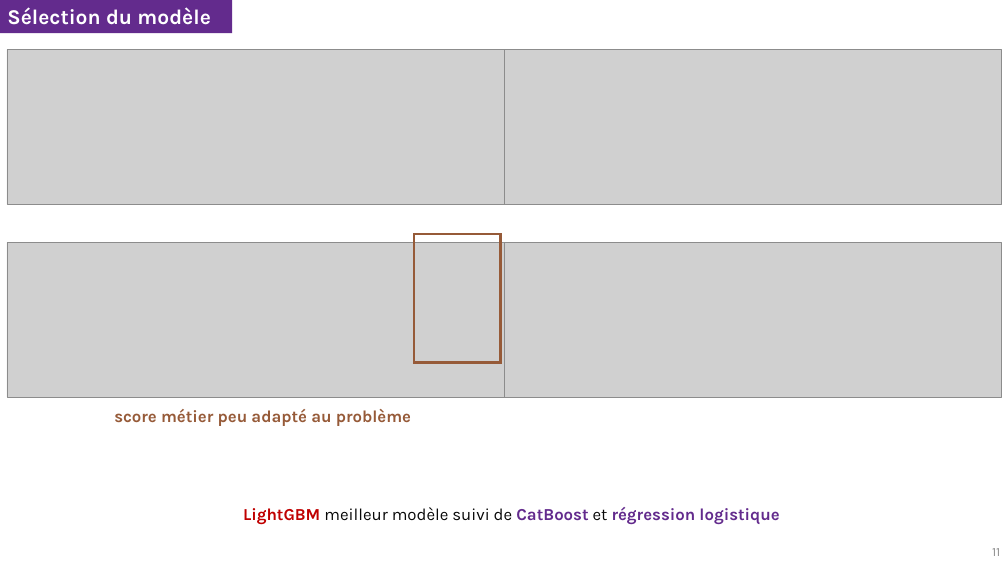
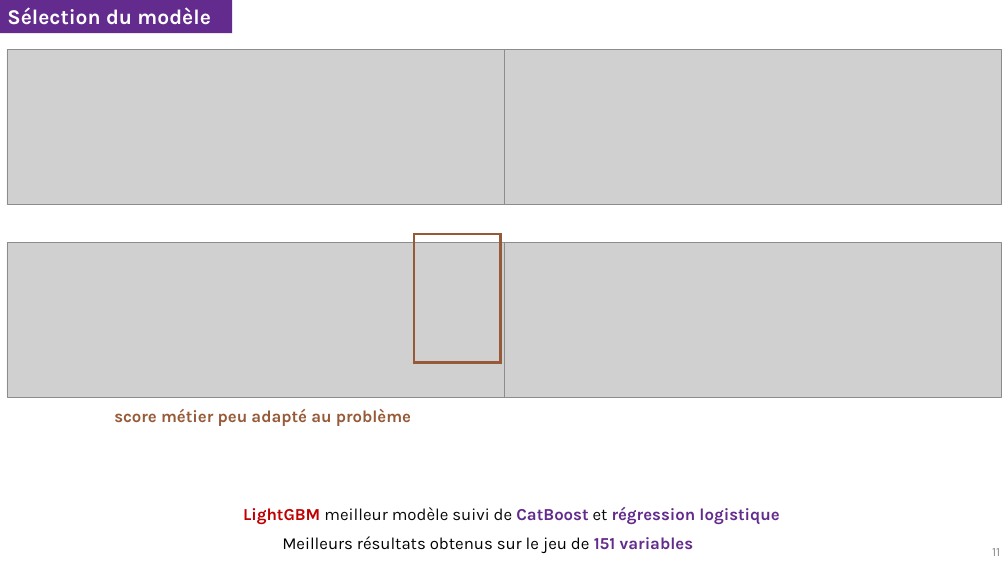
Before and after one commit to OJ57/OP_project_7, a slide deck: slide 11 of Jamadi_Omar_5_presentation_032023.pptx. Drawn at 1008x567 pixels with LibreOffice and Linux fonts; fonts in the diff are those of the drawing; grey boxes stand for pictures. Boxes give left, top, right and bottom in pixels: in the first picture for what was removed or moved away, otherwise in the second. Text is boxed around its words. In the diff, an @@ line names an element or a change of style, - is before the commit and + after.

```diff
--- a/Jamadi_Omar_5_presentation_032023.pptx
+++ b/Jamadi_Omar_5_presentation_032023.pptx
@@ text added at [282,536,693,553], 16 pt, text #000000 @@
+Meilleurs résultats obtenus sur le jeu de 151 variables
```
Also in this commit, not shown: 3 other slides changed, 1 other file.
